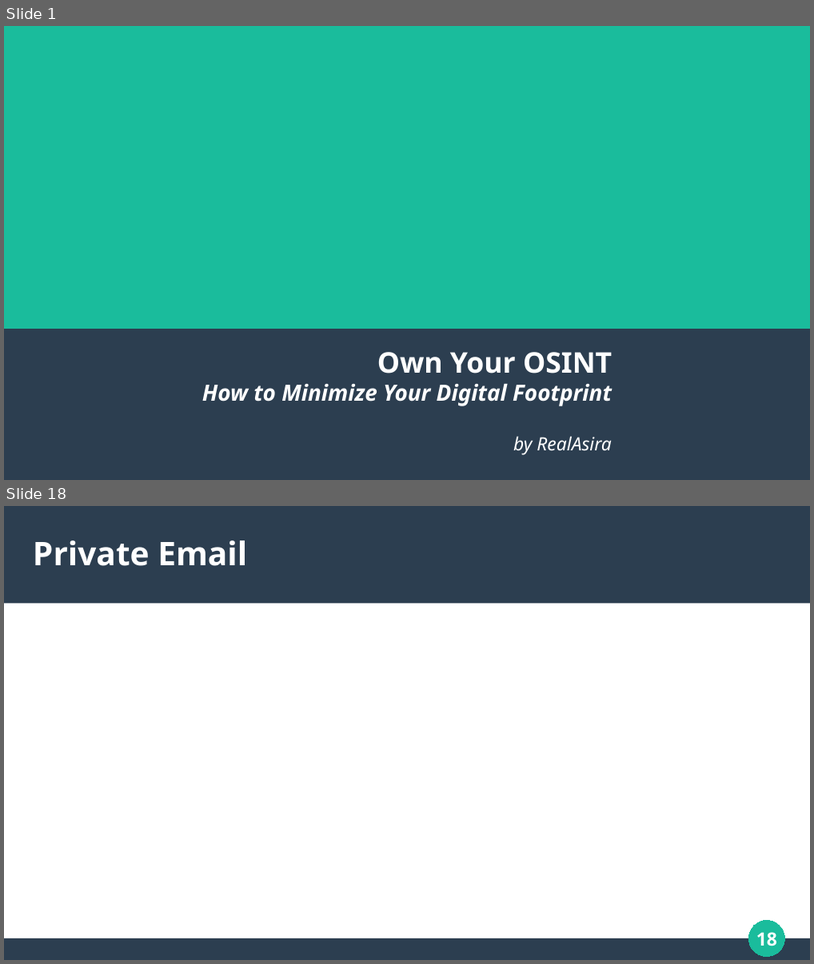
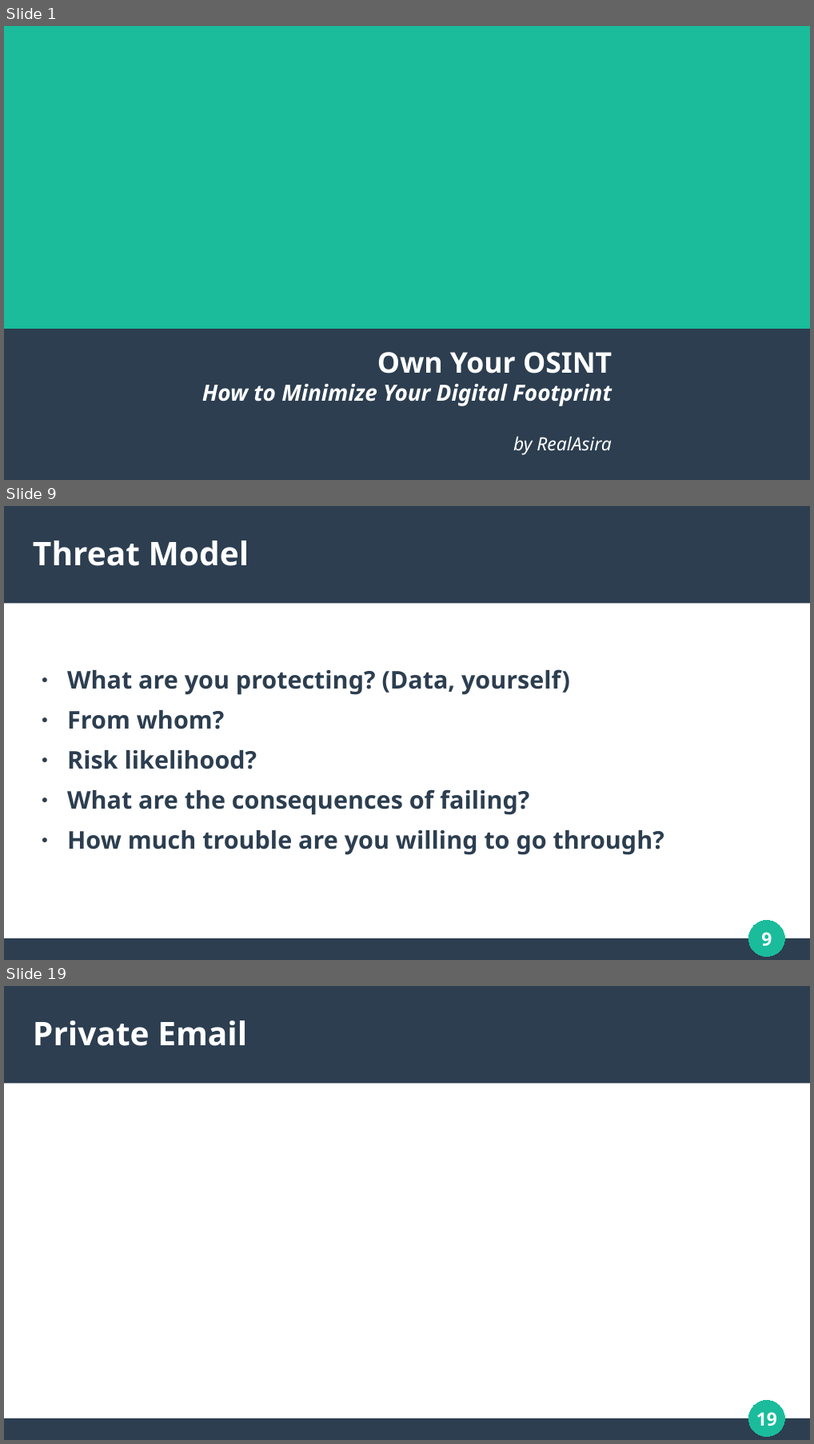
Before and after one commit to RealAsira/OwnYourOSINT, a slide deck: Own Your OSINT.odp. Shown one above the other, each under a label of ours: slides 1 and 18 before the commit, slides 1, 9 and 19 after it; the slides between them are not shown. The pictures are 814x964 and 814x1444 pixels, drawn with LibreOffice and Linux fonts; fonts in the diff are those of the drawing. Boxes give left, top, right and bottom in pixels: in the first picture for what was removed or moved away, otherwise in the second. Text is boxed around its words. In the diff, an @@ line names an element or a change of style, - is before the commit and + after.

Commit message:
Slides: init priv. audt, data obfusction, priv./sec. basics

```diff
--- a/Own Your OSINT.odp
+++ b/Own Your OSINT.odp
@@ slide 9 added at (x1=4, y1=506, x2=810, y2=960), background #FFFFFF; not listed: 3 template elements that a slide beside it also shows @@
@@ title added at (x1=33, y1=540, x2=250, y2=566), 32 pt, text #FFFFFF, bold @@
+Threat Model
@@ text added at (x1=67, y1=669, x2=665, y2=855), 24 pt, text #2C3E50, bold @@
+● What are you protecting? (Data, yourself)
+● From whom?
+● Risk likelihood?
+● What are the consequences of failing?
+● How much trouble are you willing to go through?
@@ page number added at (x1=762, y1=932, x2=772, y2=946), 18 pt, text #FFFFFF, bold @@
+9
@@ what was slide 18 is now slide 19 @@
@@ page number at (x1=757, y1=1412, x2=778, y2=1426): text changed @@
-18
+19
```
Also in this commit, not shown: 12 slides changed, 6 other slides added, 5 slides removed.
